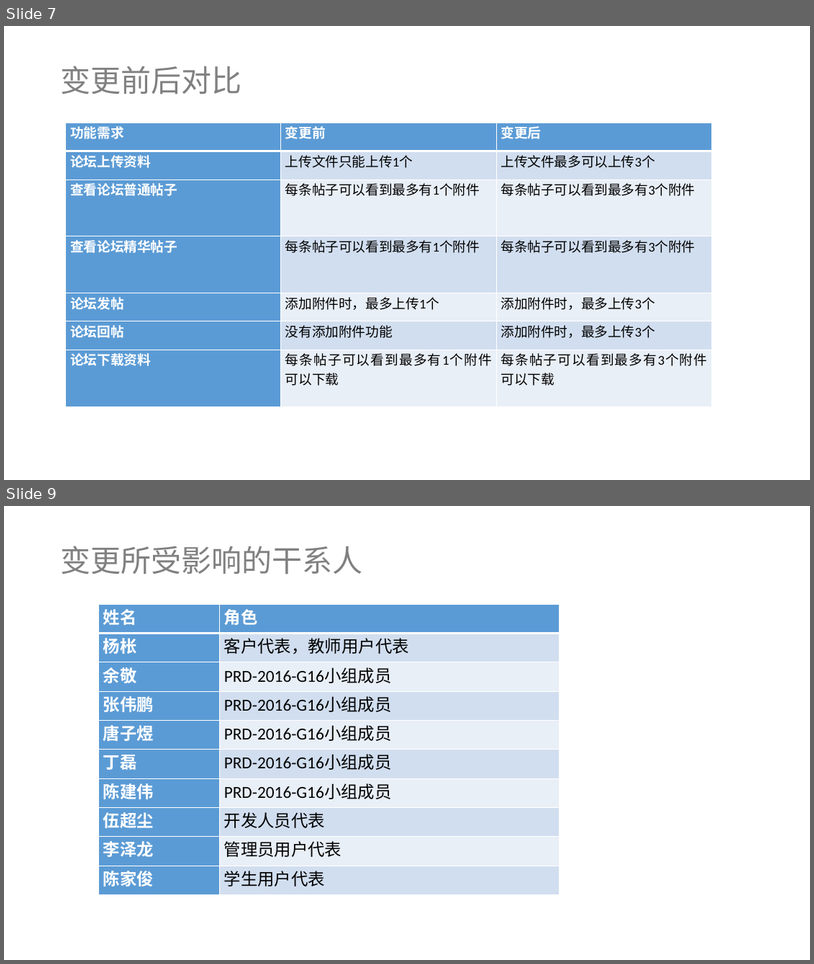
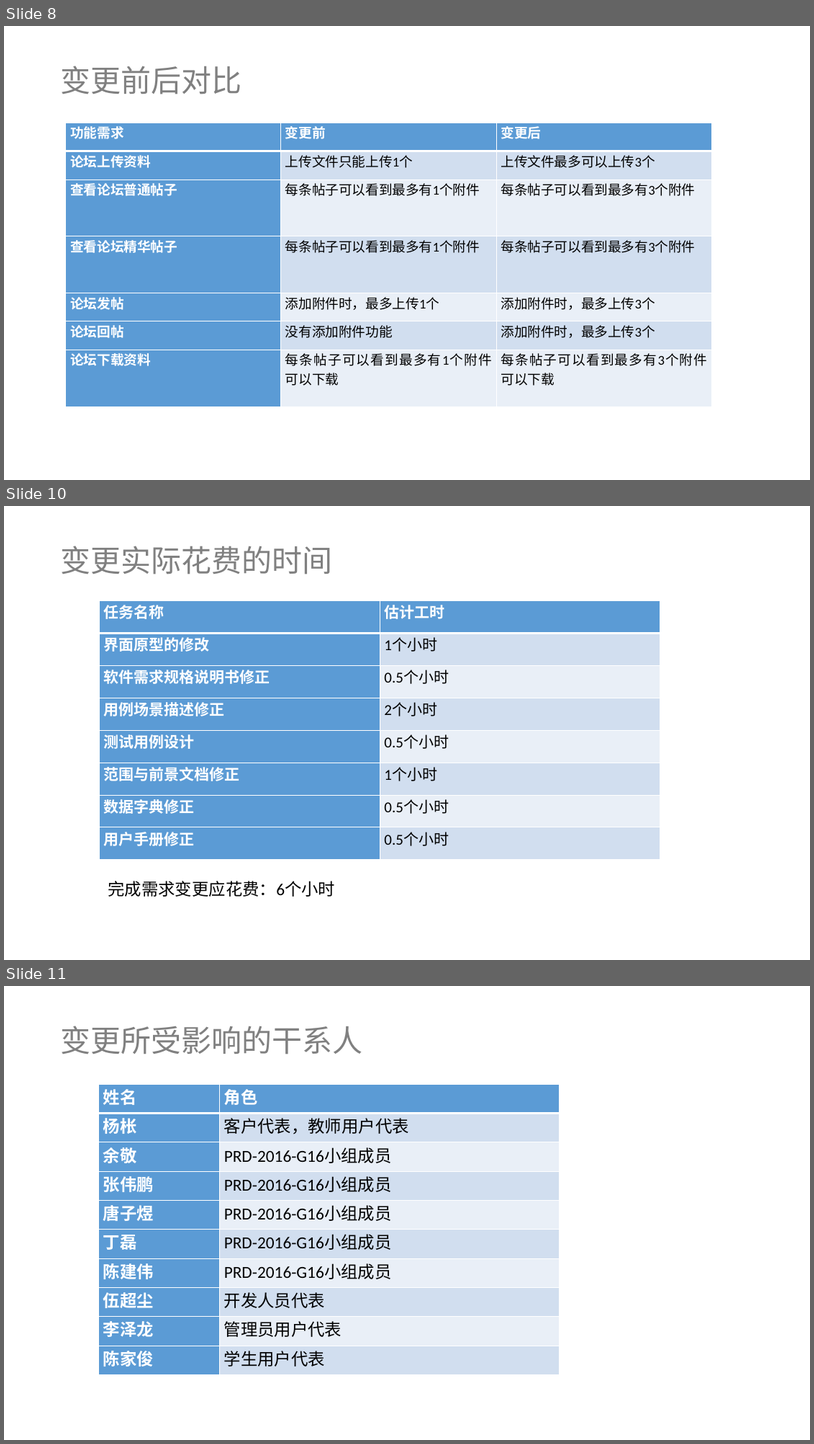
Before and after one commit to tzy502/G16, a slide deck: 需求变更/需求变更.pptx. Shown one above the other, each under a label of ours: slides 7 and 9 before the commit, slides 8, 10 and 11 after it; the slides between them are not shown. The pictures are 814x964 and 814x1444 pixels, drawn with LibreOffice and Linux fonts; fonts in the diff are those of the drawing. Boxes give left, top, right and bottom in pixels: in the first picture for what was removed or moved away, otherwise in the second. Text is boxed around its words. In the diff, an @@ line names an element or a change of style, - is before the commit and + after.

```diff
--- a/需求变更/需求变更.pptx
+++ b/需求变更/需求变更.pptx
@@ slide 10 added at <box>4,506,810,960</box>, background #FFFFFF @@
@@ text added at <box>60,546,332,574</box>, 36 pt, text #808080 @@
+变更实际花费的时间
@@ table added at <box>100,601,661,860</box>, 8 rows, 2 columns @@
+任务名称 | 估计工时
+界面原型的修改 | 1个小时
+软件需求规格说明书修正 | 0.5个小时
+用例场景描述修正 | 2个小时
+测试用例设计 | 0.5个小时
+范围与前景文档修正 | 1个小时
+数据字典修正 | 0.5个小时
+用户手册修正 | 0.5个小时
@@ text added at <box>108,880,335,896</box>, 20 pt, text #000000 @@
+完成需求变更应花费：6个小时
@@ what was slide 7 is now slide 8 @@
@@ what was slide 9 is now slide 11 @@
```
Also in this commit, not shown: 2 slides changed, 1 other slide added, 18 other files.
